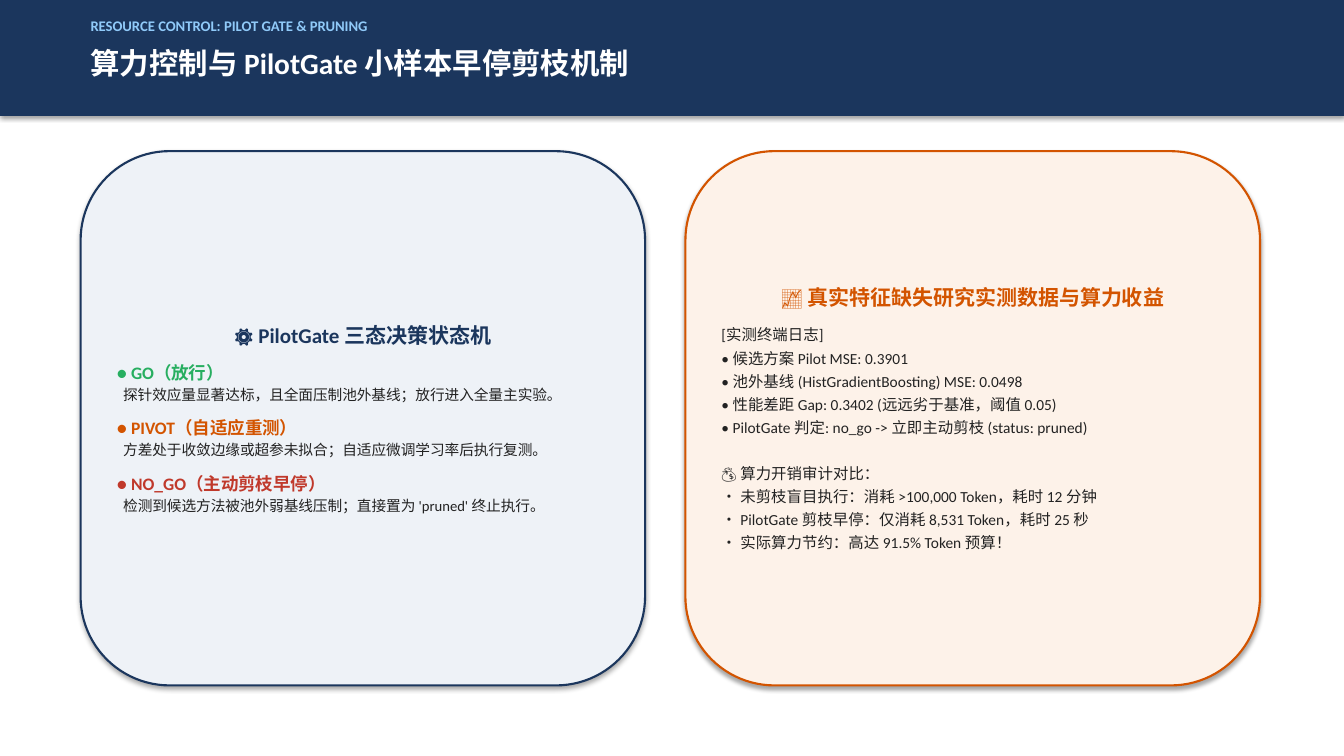
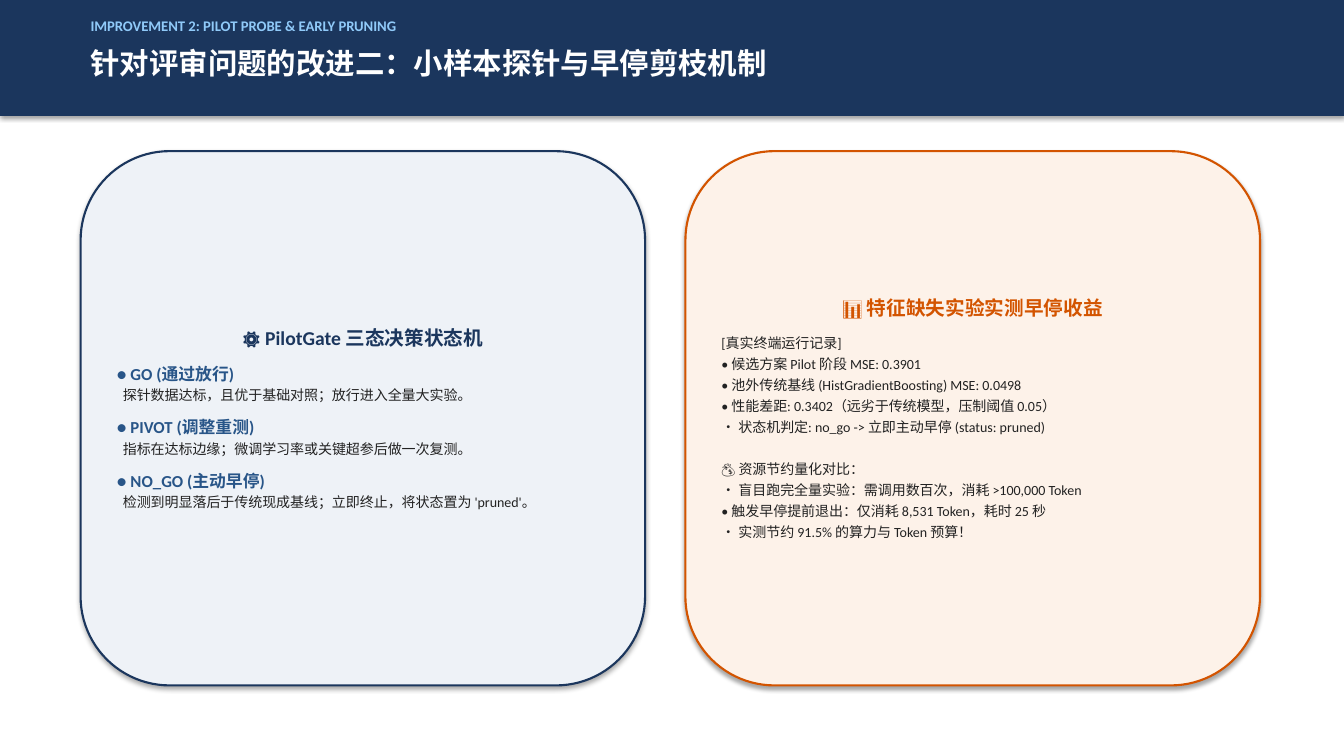
Before and after one commit to MieSheeeep/JiuwenSwarmPaperAgent, a slide deck: slide 10 of docs/第6组项目汇报PPT_终版.pptx (slide 13 before the commit). Drawn at 1344x756 pixels with LibreOffice and Linux fonts; fonts in the diff are those of the drawing. Boxes give left, top, right and bottom in pixels: in the first picture for what was removed or moved away, otherwise in the second. Text is boxed around its words. In the diff, an @@ line names an element or a change of style, - is before the commit and + after.

```diff
--- a/docs/第6组项目汇报PPT_终版.pptx
+++ b/docs/第6组项目汇报PPT_终版.pptx
@@ text at bbox=[91, 21, 397, 31]: text changed @@
-RESOURCE CONTROL: PILOT GATE & PRUNING
+IMPROVEMENT 2: PILOT PROBE & EARLY PRUNING
@@ text at bbox=[91, 48, 767, 77]: text changed @@
-算力控制与 PilotGate 小样本早停剪枝机制
+针对评审问题的改进二：小样本探针与早停剪枝机制
@@ text in rounded rectangle at bbox=[721, 298, 1103, 538]: text changed; size 11 to 10 pt @@
-📈 真实特征缺失研究实测数据与算力收益
-[实测终端日志]
-• 候选方案 Pilot MSE: 0.3901
-• 池外基线 (HistGradientBoosting) MSE: 0.0498
-• 性能差距 Gap: 0.3402 (远远劣于基准，阈值 0.05)
-• PilotGate 判定: no_go -> 立即主动剪枝 (status: pruned)
-💰 算力开销审计对比：
-• 未剪枝盲目执行：消耗 >100,000 Token，耗时 12 分钟
-• PilotGate 剪枝早停：仅消耗 8,531 Token，耗时 25 秒
-• 实际算力节约：高达 91.5% Token 预算！
+📊 特征缺失实验实测早停收益
+[真实终端运行记录]
+• 候选方案 Pilot 阶段 MSE: 0.3901
+• 池外传统基线 (HistGradientBoosting) MSE: 0.0498
+• 性能差距: 0.3402（远劣于传统模型，压制阈值 0.05）
+• 状态机判定: no_go -> 立即主动早停 (status: pruned)
+💰 资源节约量化对比：
+• 盲目跑完全量实验：需调用数百次，消耗 >100,000 Token
+• 触发早停提前退出：仅消耗 8,531 Token，耗时 25 秒
+• 实测节约 91.5% 的算力与 Token 预算！
@@ text in rounded rectangle at bbox=[265, 328, 483, 347]: size 15 to 14 pt in "⚙️ PilotGate 三态决策状态机" @@
@@ text in rounded rectangle at bbox=[123, 366, 536, 509]: text changed; size 10.5 to 10 pt @@
-● GO（放行）
-探针效应量显著达标，且全面压制池外基线；放行进入全量主实验。
-● PIVOT（自适应重测）
-方差处于收敛边缘或超参未拟合；自适应微调学习率后执行复测。
-● NO_GO（主动剪枝早停）
-检测到候选方法被池外弱基线压制；直接置为 'pruned' 终止执行。
+● GO (通过放行)
+探针数据达标，且优于基础对照；放行进入全量大实验。
+● PIVOT (调整重测)
+指标在达标边缘；微调学习率或关键超参后做一次复测。
+● NO_GO (主动早停)
+检测到明显落后于传统现成基线；立即终止，将状态置为 'pruned'。
```
Also in this commit, not shown: 9 other slides changed, 6 slides added, 10 slides removed, 3 other files.
